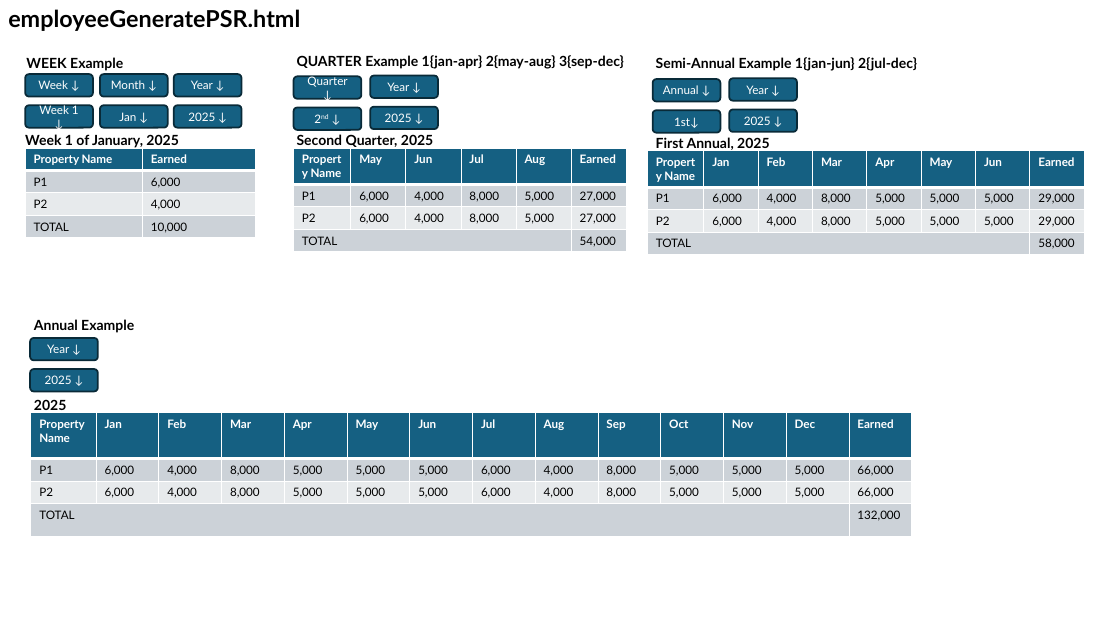
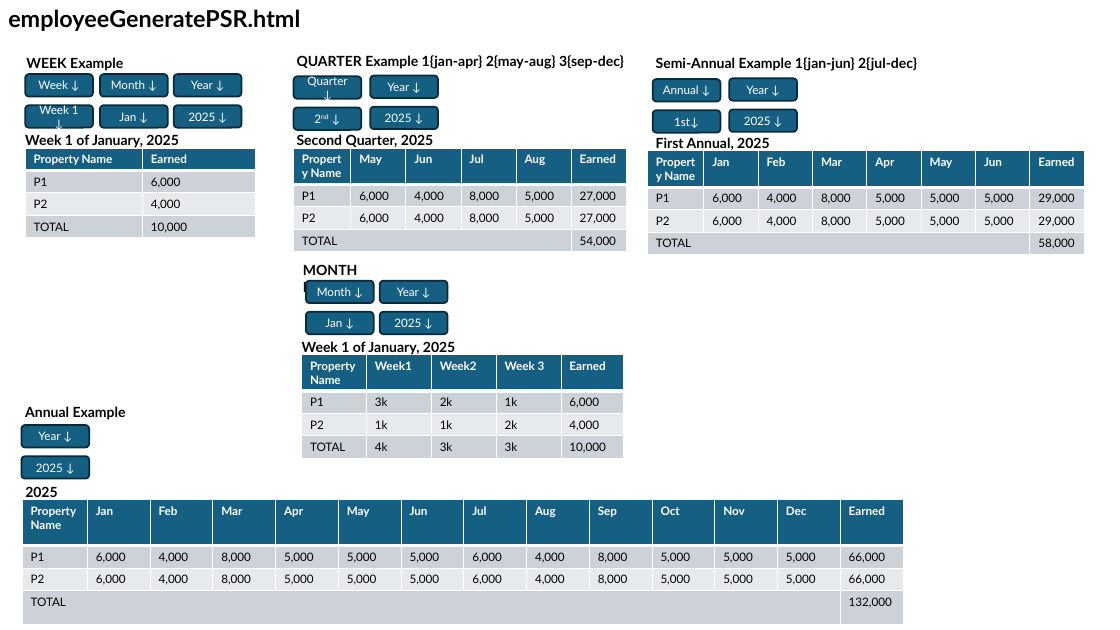
Before and after one commit to Booking-Resevation-Betcha-Homie-House/CAPSTONE-Development-Road-Map, a slide deck: slide 43 of betchaBooking-USECASE.pptx. Drawn at 1120x630 pixels with LibreOffice and Linux fonts; fonts in the diff are those of the drawing. Boxes give left, top, right and bottom in pixels: in the first picture for what was removed or moved away, otherwise in the second. Text is boxed around its words. In the diff, an @@ line names an element or a change of style, - is before the commit and + after.

Commit message:
june 28

```diff
--- a/betchaBooking-USECASE.pptx
+++ b/betchaBooking-USECASE.pptx
@@ text added at (x1=303, y1=264, x2=357, y2=295), 12 pt, text #000000, bold @@
+MONTH Example
@@ rounded rectangle added at (x1=306, y1=281, x2=374, y2=303), fill #156082, outline #092A39 1.5 pt, 10 pt, text #FFFFFF @@
+Month ↓
@@ rounded rectangle added at (x1=380, y1=281, x2=448, y2=303), fill #156082, outline #092A39 1.5 pt, 10 pt, text #FFFFFF @@
+Year ↓
@@ rounded rectangle added at (x1=306, y1=312, x2=374, y2=334), fill #156082, outline #092A39 1.5 pt, 10 pt, text #FFFFFF @@
+Jan ↓
@@ rounded rectangle added at (x1=380, y1=312, x2=448, y2=334), fill #156082, outline #092A39 1.5 pt, 10 pt, text #FFFFFF @@
+2025 ↓
@@ table added at (x1=302, y1=355, x2=623, y2=459), 4 rows, 5 columns @@
+Property Name | Week1 | Week2 | Week 3 | Earned
+P1 | 3k | 2k | 1k | 6,000
+P2 | 1k | 1k | 2k | 4,000
+TOTAL | 4k | 3k | 3k | 10,000
@@ text added at (x1=302, y1=341, x2=455, y2=356), 12 pt, text #000000, bold @@
+Week 1 of January, 2025
@@ 2 texts, 2 rounded rectangles, 1 table moved together from (x1=30, y1=319, x2=916, y2=537) to (x1=21, y1=406, x2=907, y2=624) @@
```
